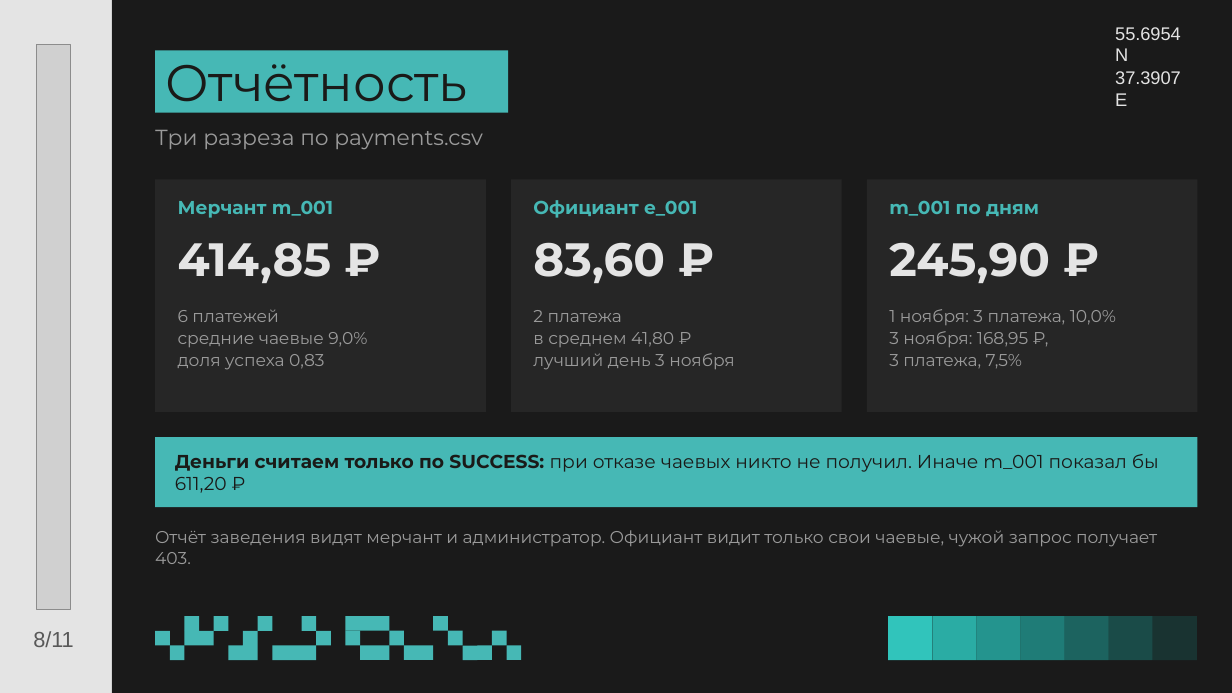
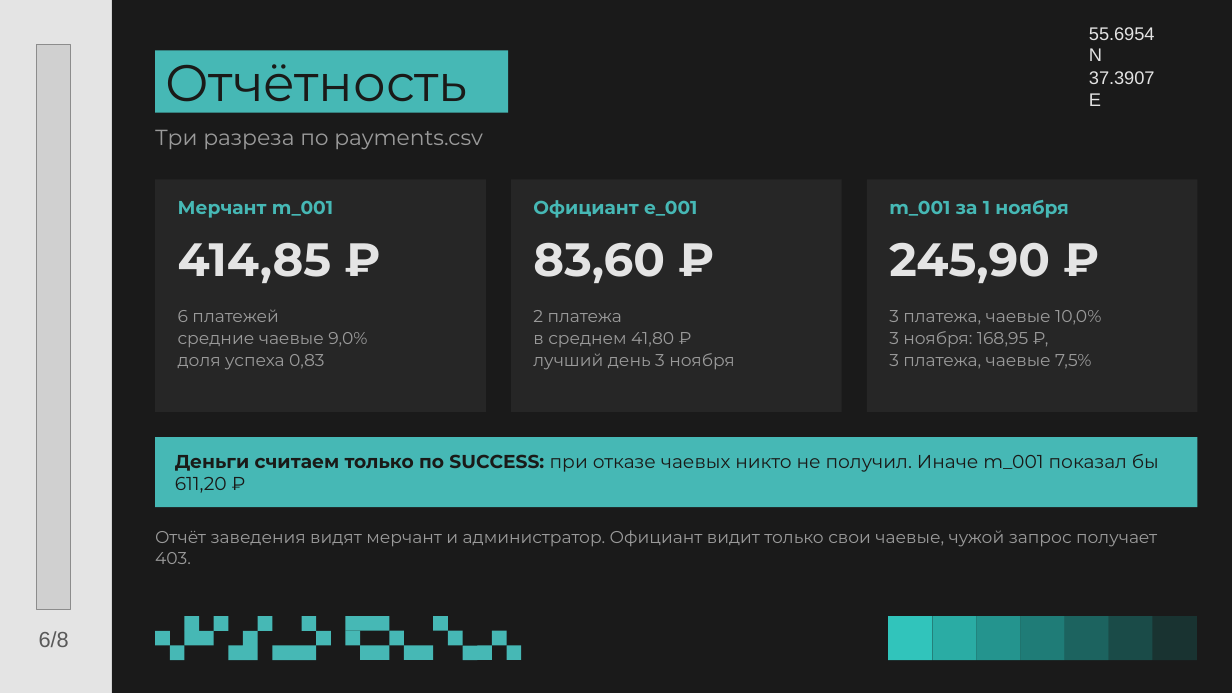
Before and after one commit to brokentwo/online-tips-case-3, a slide deck: slide 6 of презентация.pptx (slide 8 before the commit). Drawn at 1232x693 pixels with LibreOffice and Linux fonts; fonts in the diff are those of the drawing; grey boxes stand for pictures; background and template pictures are left out. Boxes give left, top, right and bottom in pixels: in the first picture for what was removed or moved away, otherwise in the second. Text is boxed around its words. In the diff, an @@ line names an element or a change of style, - is before the commit and + after.

```diff
--- a/презентация.pptx
+++ b/презентация.pptx
@@ text "55.6954 N": place and size @@
-text "55.6954 N" at bbox=[1115, 27, 1181, 106]
+text "55.6954 N" at bbox=[1089, 27, 1155, 106]
@@ text at bbox=[889, 200, 1069, 218]: text changed @@
-m_001 по дням
+m_001 за 1 ноября
@@ text at bbox=[889, 310, 1101, 324]: text changed @@
-1 ноября: 3 платежа, 10,0%
+3 платежа, чаевые 10,0%
@@ text at bbox=[889, 354, 1091, 369]: text changed @@
-3 платежа, 7,5%
+3 платежа, чаевые 7,5%
@@ text at bbox=[39, 631, 69, 647]: text changed @@
-8/11
+6/8
```
Also in this commit, not shown: 7 other slides changed, 3 slides removed, 1 other file.
